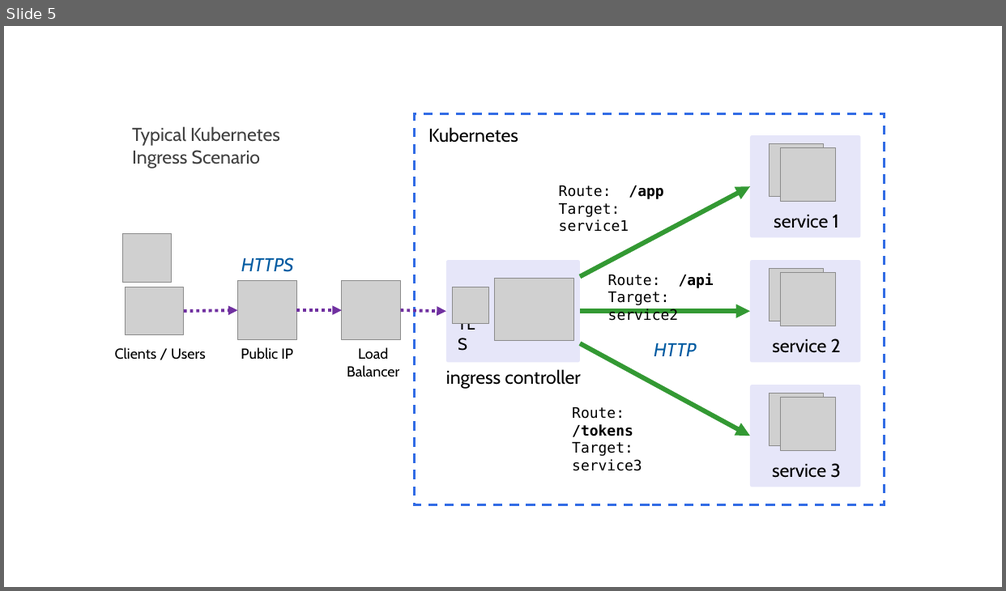
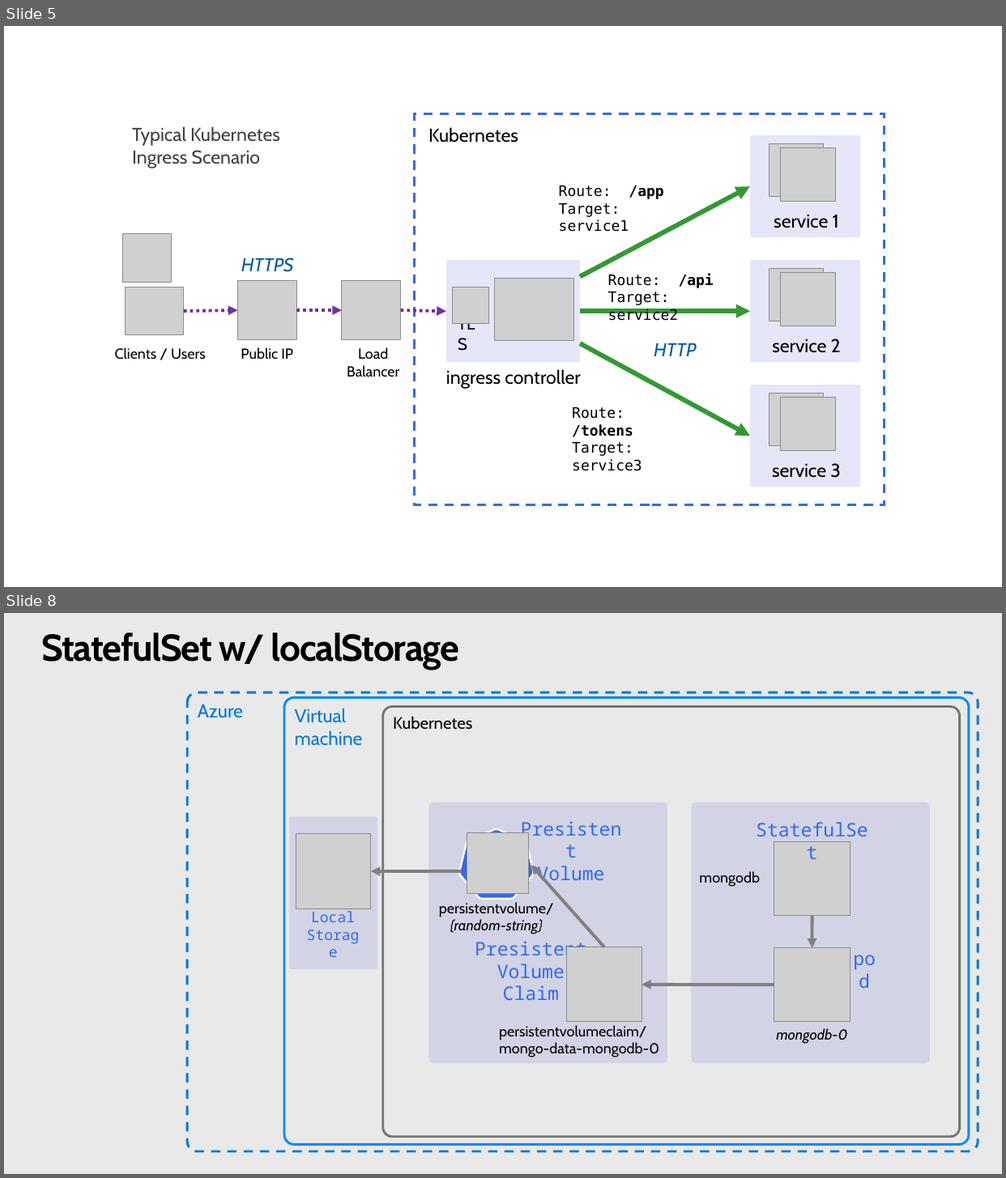
Before and after one commit to benc-uk/kube-workshop, a slide deck: etc/Workshop Diagrams.pptx. Shown one above the other, each under a label of ours: slide 5 before the commit, slides 5 and 8 after it; the slides between them are not shown. The pictures are 1006x591 and 1006x1178 pixels, drawn with LibreOffice and Linux fonts; fonts in the diff are those of the drawing; grey boxes stand for pictures. Boxes give left, top, right and bottom in pixels: in the first picture for what was removed or moved away, otherwise in the second. Text is boxed around its words. In the diff, an @@ line names an element or a change of style, - is before the commit and + after.

```diff
--- a/etc/Workshop Diagrams.pptx
+++ b/etc/Workshop Diagrams.pptx
@@ slide 8 added at (4, 613, 1002, 1174), background #E9E9E9 @@
@@ title added at (41, 632, 460, 670), 36 pt, text #000000, bold @@
+StatefulSet w/ localStorage
@@ rounded rectangle added at (187, 692, 978, 1152), outline #0078D7 2.25 pt dashed, 18 pt, text #0078D7 @@
+Azure
@@ rounded rectangle added at (285, 697, 969, 1144), outline #008AF9 2.25 pt, 18 pt, text #0078D7 @@
+Virtual
+machine
@@ rounded rectangle added at (383, 707, 959, 1137), outline #747474 2.25 pt, 16 pt, text #000000 @@
+Kubernetes
@@ rounded rectangle added at (429, 803, 668, 1063), fill #0D12CB at 10% opacity @@
@@ rounded rectangle added at (691, 803, 930, 1063), fill #0D12CB at 10% opacity @@
@@ rounded rectangle added at (289, 816, 377, 969), fill #0D12CB at 10% opacity @@
@@ freeform shape added at (458, 828, 535, 901), fill #FFFFFF @@
@@ freeform shape added at (461, 830, 533, 898), fill #326CE5 @@
@@ text added at (752, 818, 873, 841), 18 pt, text #326CE5 @@
+StatefulSet
@@ picture added at (296, 834, 371, 909) @@
@@ picture added at (467, 833, 529, 894) @@
@@ picture added at (774, 842, 850, 915) @@
@@ arrow added from (461, 871) to (371, 871), #808080 3 pt @@
@@ arrow added from (604, 948) to (531, 865), #808080 3 pt @@
@@ text added at (537, 866, 604, 885), 18 pt, text #326CE5 @@
+Presistent
+Volume
@@ text added at (699, 871, 760, 887), 14 pt, text #000000 @@
+mongodb
@@ text added at (439, 902, 554, 935), 14 pt, text #000000 @@
+persistentvolume/{random-string}
@@ text added at (311, 909, 355, 922), 14 pt, text #326CE5 @@
+Local
+Storage
@@ arrow added from (812, 916) to (812, 948), #808080 3 pt @@
@@ text added at (475, 941, 587, 1000), 18 pt, text #326CE5 @@
+Presistent
+Volume
+Claim
@@ freeform shape added at (566, 948, 642, 1020), fill #FFFFFF @@
@@ picture added at (567, 948, 641, 1023) @@
@@ picture added at (774, 948, 850, 1022) @@
@@ text added at (848, 948, 880, 970), 18 pt, text #326CE5 @@
+pod
@@ arrow added from (774, 985) to (641, 985), #808080 3 pt @@
@@ text added at (499, 1025, 659, 1058), 14 pt, text #000000 @@
+persistentvolumeclaim/
+mongo-data-mongodb-0
@@ text added at (776, 1029, 847, 1044), 14 pt, text #000000, italic @@
+mongodb-0
```
Also in this commit, not shown: 6 other slides added, 43 other files.
